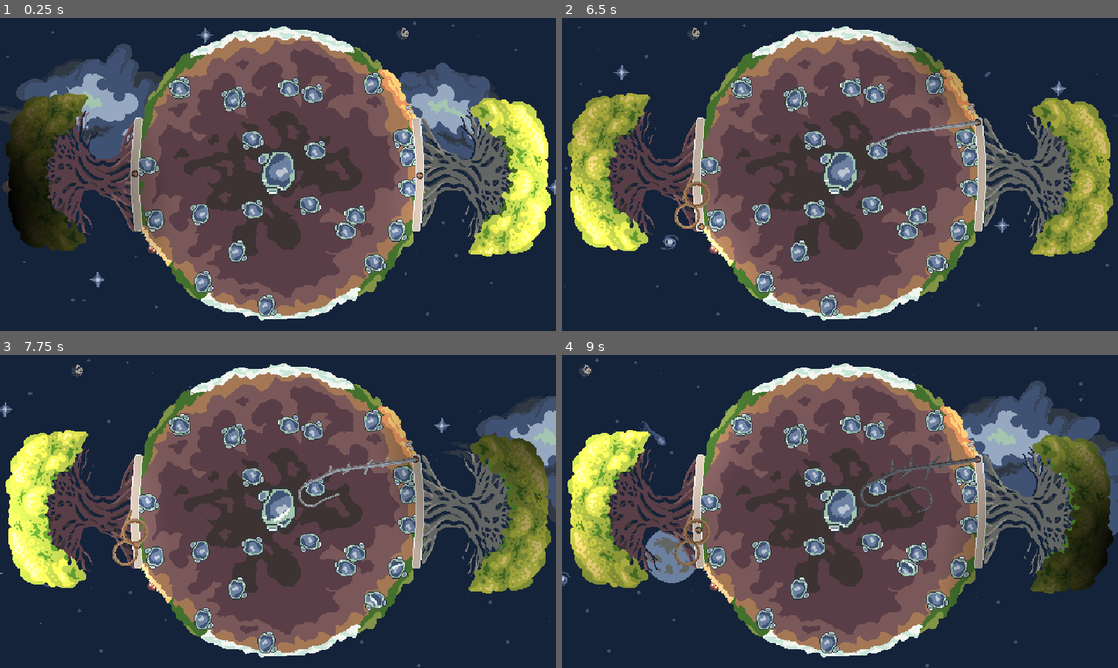
Above: before the commit, frames 1-4 (two rows, left to right).
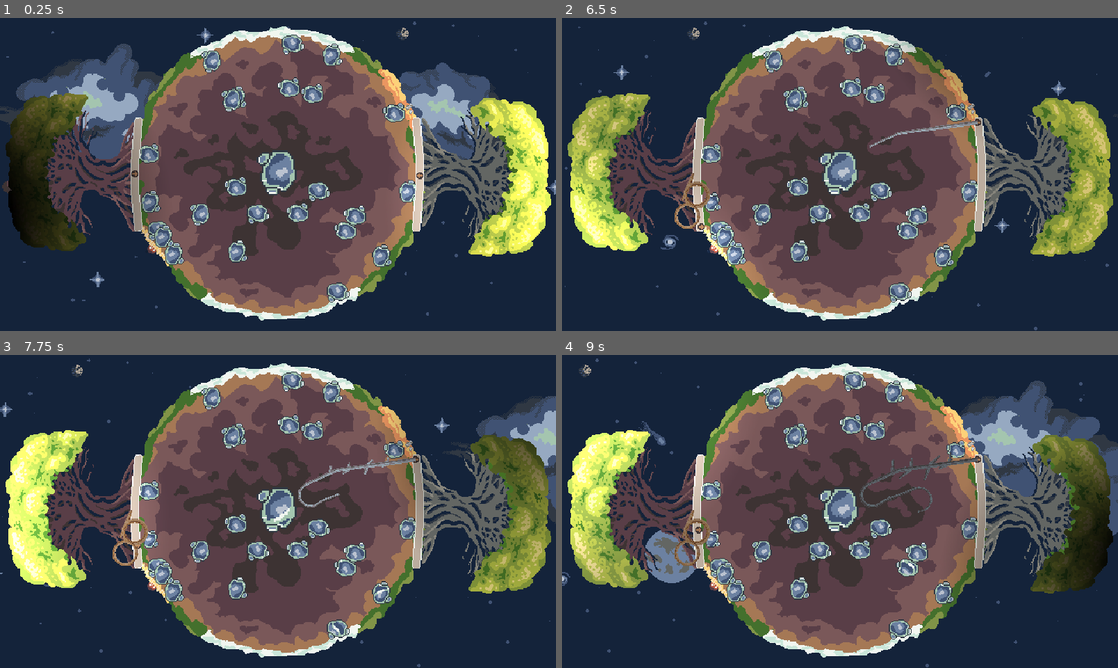
Above: after the commit, the same moments.

Repository: Rotta-Games/ragerootin
Game: Godot game, scene res://game.tscn
Same seed, same stepped clock (60 frames per second), same inputs: the game is played once before the commit and once after it. This scene is started directly instead of the project's main scene.
Inputs:
- Up to frame 1 (0.25 s): no input
- Up to frame 2 (6.5 s): tap Enter (ui_accept) at 0.5, 0.77, 1.52, 3.02, 3.77, 4.52, 6.02 s; hold Right (player1_move_right) 0.53-1.28 s; tap Space (player1_shoot) at 0.6, 5.1 s; hold Down (player1_move_down) 1.28-2.03 s; tap S (player2_move_down) at 1.35, 5.85 s; hold Right (player1_move_right) 2.03-2.78 s; hold A (player2_move_left) 2.03-2.78 s; hold Up (player1_move_up) 2.78-3.53 s; tap D (player2_move_right) at 2.85 s; hold W (player2_move_up) 3.53-4.28 s; hold Left (player1_move_left) 3.53-5.03 s; tap F (player2_shoot) at 4.35 s; hold Down (player1_move_down) 5.03-5.78 s; hold Right (player1_move_right) from 5.78 s (still down)
- Up to frame 3 (7.75 s): release Right (player1_move_right) at 6.53 s; hold Up (player1_move_up) 6.53-7.28 s; hold A (player2_move_left) 6.53-7.28 s; tap Enter (ui_accept) at 6.77, 7.52 s; hold Right (player1_move_right) from 7.28 s (still down); tap D (player2_move_right) at 7.35 s
- Up to frame 4 (9 s): release Right (player1_move_right) at 8.03 s; hold Down (player1_move_down) 8.03-8.78 s; hold W (player2_move_up) 8.03-8.78 s; hold Left (player1_move_left) from 8.78 s (still down); tap F (player2_shoot) at 8.85 s

The runs differ from the first frame. In frame 1, 5.1% of the frame differs, in the area x 25-75%, y 5-96%; in frame 2, 5.1%; in frame 3, 5.4%, in the area x 2-75%, y 5-96%; in frame 4, 5.3%.

Commit message:
Moar water tuning

Diff:
--- a/planet.gd
+++ b/planet.gd
@@ -30,8 +30,8 @@
 
 		for part in range(4 * ring):
 			var water_position = earthPos
-			var quad_rad = (PI/2)*part
-			var angle = randf_range(0, PI/2) + quad_rad
+			var part_rad = (PI/2.0)*(ring/2.0)
+			var angle = randf_range(0, part_rad) + part_rad * part
 
 			water_position.x = (cos(angle) * radius) + earthPos.x
 			water_position.y = (sin(angle) * radius) + earthPos.y
